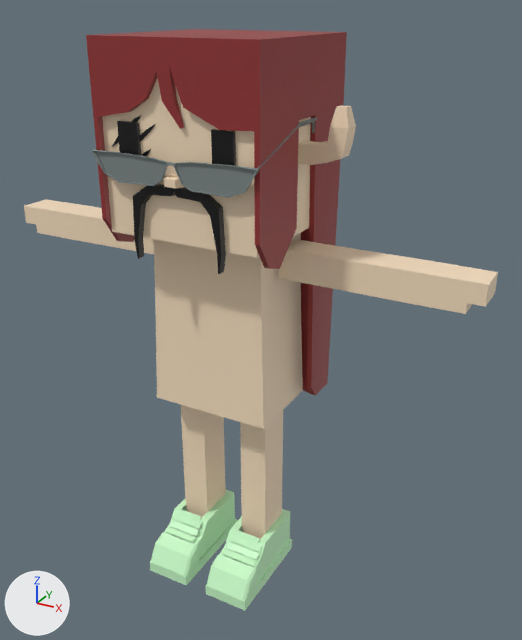
The FBX model mustachiorascals/fbx/14717c3a-dd59-4b2a-82eb-62e5360052c9.fbx as it was, and as the next commit left it.
One viewpoint serves both versions: a camera (50 mm lens) standing at (0.0177, -0.0277, 0.0291) and looking at (0.0014, 0.0019, 0.0144). The axes (+X, +Y, +Z) are drawn at lower left. The lights are the same throughout. Where no turn or scale is listed for an object, it has been applied to the vertices.

Objects in the first picture: 'e_5', 'ew_tiny_glasses', 'eye_3', 'f_canvas', 'h_long_straight1', 'm_master', 'mustachio_arms', 'mustachio_body', 'mustachio_head', 'mustachio_legs'.
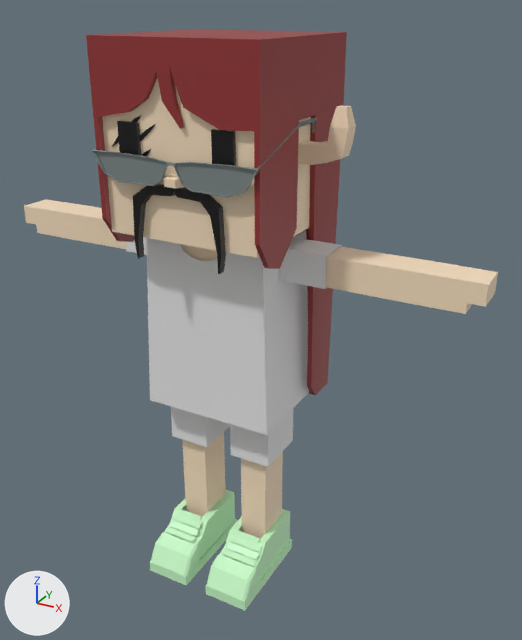
Edits to the bpy script that builds the scene:
```text
Add mat_lower_garment:
    mat_lower_garment = principled_material('lower_garment')
    mat_lower_garment.base_color = (0.8, 0.8, 0.8)  # white #e7e7e7
Add mat_upper_garment_1:
    mat_upper_garment_1 = principled_material('upper_garment_1')
    mat_upper_garment_1.base_color = (0.8, 0.8, 0.8)  # white #e7e7e7
Add me_mesh_003_1:
    me_mesh_003_1.from_pydata(...)  # 32 vertices, 24 faces; spans x -0.003..0.003, y -0.00018..0.00265, z 0.00723..0.01232
    me_mesh_003_1.materials.append(mat_lower_garment)  # white #e7e7e7
Add me_mesh_012:
    me_mesh_012.from_pydata(...)  # 24 vertices, 18 faces; spans x -0.00561..0.00561, y 0.00027..0.00209, z 0.01737..0.01893
    me_mesh_012.materials.append(mat_upper_garment_1)  # white #e7e7e7
Add me_mesh_011:
    me_mesh_011.from_pydata(...)  # 230 vertices, 212 faces; spans x -0.00349..0.00349, y -0.0013..0.00353, z 0.00994..0.01894
    me_mesh_011.materials.append(mat_upper_garment_1)  # white #e7e7e7
Add ob_c_shorts:
    ob_c_shorts = bpy.data.objects.new('c_shorts', me_mesh_003_1)
    ob_c_shorts.location = (0.0, 0.0, 0.0)
Add ob_c_shirt_2:
    ob_c_shirt_2 = bpy.data.objects.new('c_shirt_2', me_mesh_012)
    ob_c_shirt_2.location = (0.0, 0.0, 0.0)
Add ob_c_shirt_1:
    ob_c_shirt_1 = bpy.data.objects.new('c_shirt_1', me_mesh_011)
    ob_c_shirt_1.location = (0.0, 0.0, 0.0)
```

Location of each change, (x1, y1, x2, y2) in pixels of the pictures (522 x 640 px):
'c_shirt_1', added
    after: (147, 230, 309, 435)
'c_shorts', added
    after: (171, 407, 293, 467)
'c_shirt_2', added
    after: (126, 237, 343, 289)
'mustachio_body', unchanged, covered by the edit
    before: (153, 233, 303, 429)
    after: (181, 244, 217, 261)
